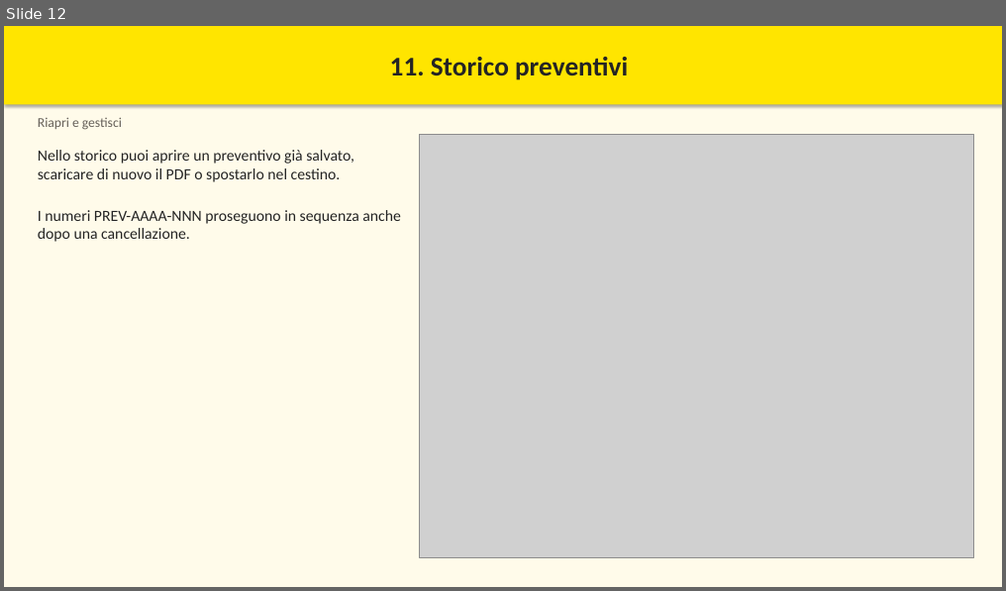
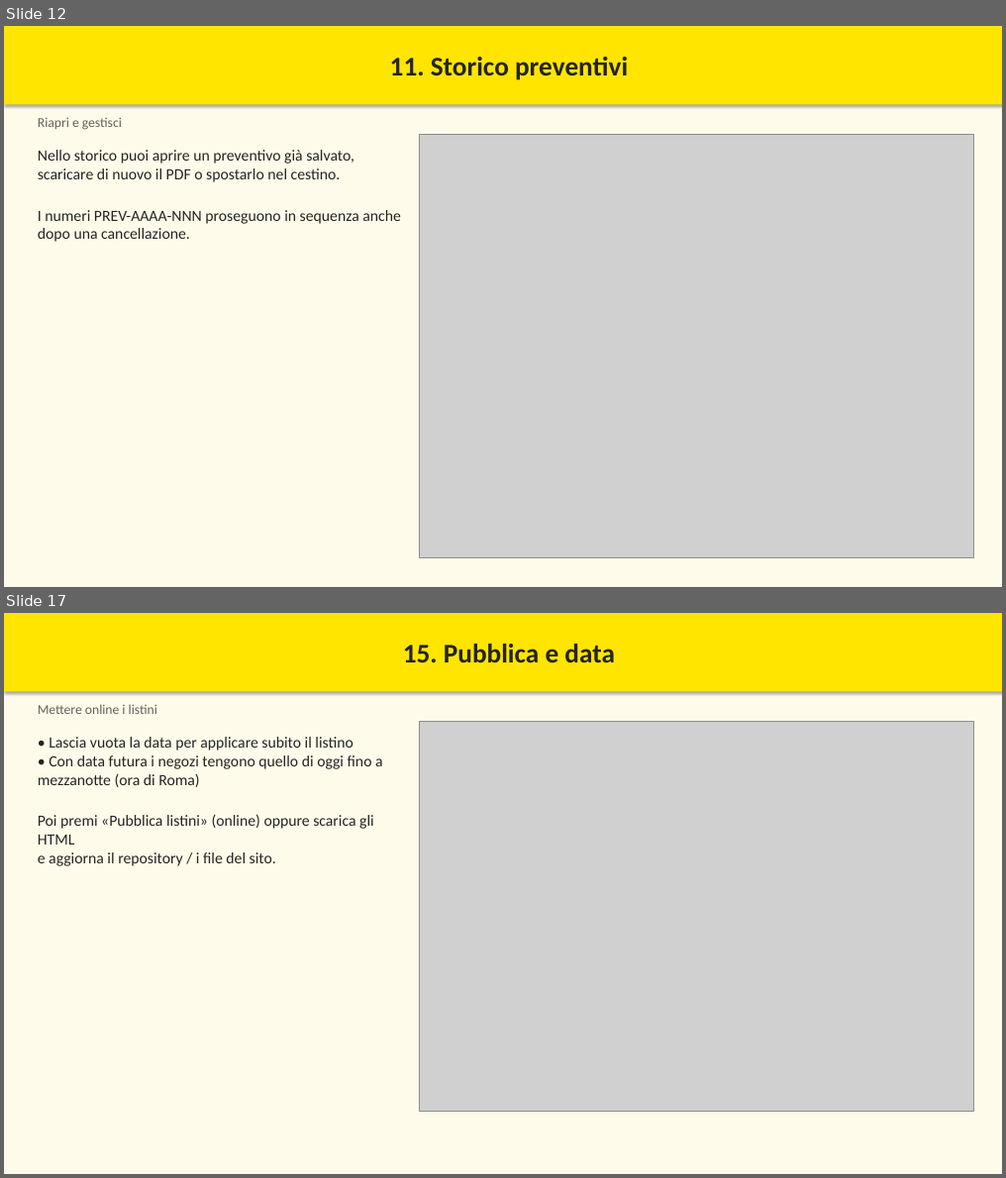
Before and after one commit to MBRP95/Preventivatore, a slide deck: docs/manuale/Manuale_Preventivatore_Shop_Assistant.pptx. Shown one above the other, each under a label of ours: slide 12 before the commit, slides 12 and 17 after it; the slides between them are not shown. The pictures are 1006x591 and 1006x1178 pixels, drawn with LibreOffice and Linux fonts; fonts in the diff are those of the drawing; grey boxes stand for pictures. Boxes give left, top, right and bottom in pixels: in the first picture for what was removed or moved away, otherwise in the second. Text is boxed around its words. In the diff, an @@ line names an element or a change of style, - is before the commit and + after.

```diff
--- a/docs/manuale/Manuale_Preventivatore_Shop_Assistant.pptx
+++ b/docs/manuale/Manuale_Preventivatore_Shop_Assistant.pptx
@@ slide 17 added at (4,613,1002,1174), background #FFFFFF @@
@@ rectangle added at (4,613,1002,1174), fill #FFFBEA @@
@@ rectangle added at (4,613,1002,691), fill #FFE500, 26 pt, text #242424, bold @@
+15. Pubblica e data
@@ text added at (38,704,157,714), 13 pt, text #66615A @@
+Mettere online i listini
@@ picture added at (420,722,973,1112) @@
@@ text added at (38,737,383,866), 15 pt, text #242424 @@
+• Lascia vuota la data per applicare subito il listino
+• Con data futura i negozi tengono quello di oggi fino a mezzanotte (ora di Roma)
+Poi premi «Pubblica listini» (online) oppure scarica gli HTML
+e aggiorna il repository / i file del sito.
```
Also in this commit, not shown: 3 slides changed, 5 other slides added, 7 other files.
